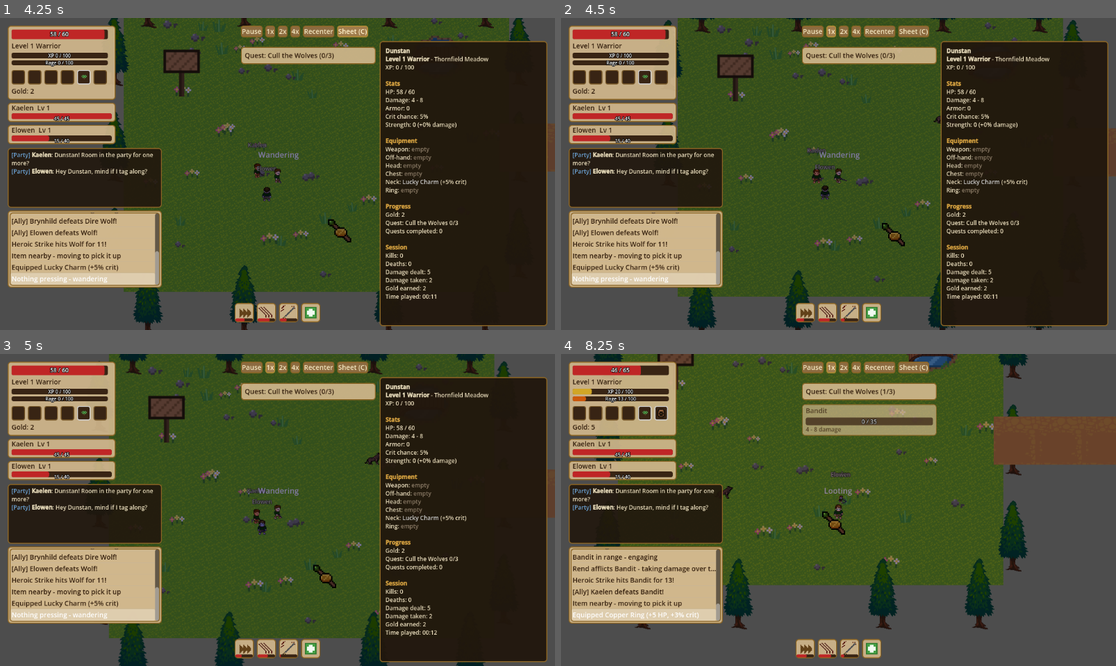
Above: before the commit, frames 1-4 (two rows, left to right).
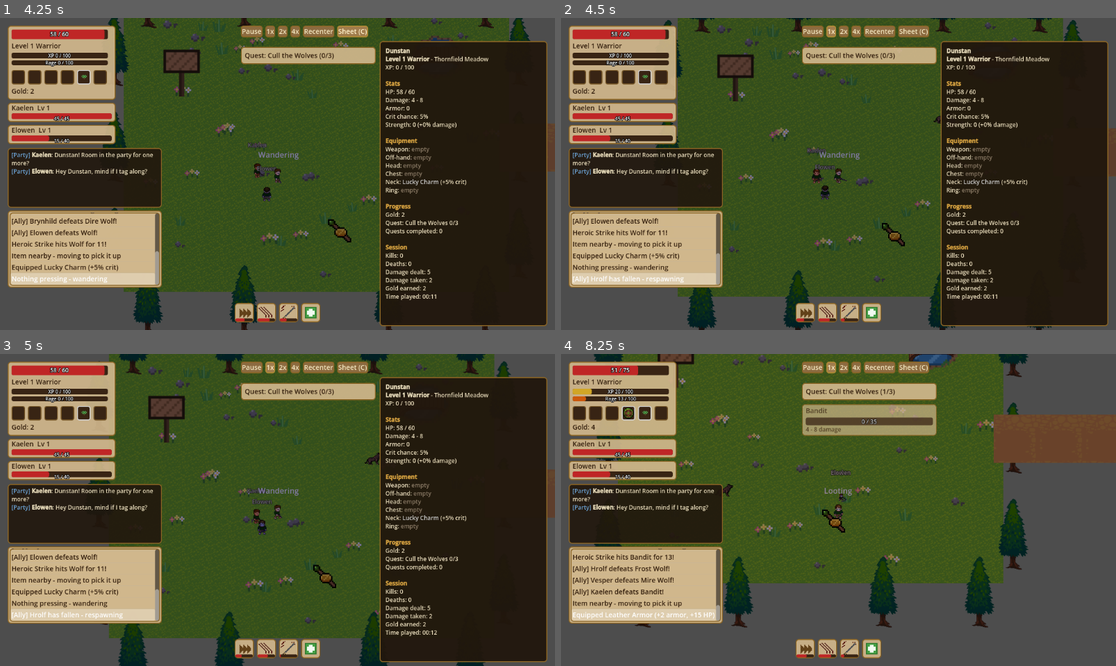
Above: after the commit, the same moments.

Repository: HexaLoid/ai-world-spectator
Game: Godot game, scene res://scenes/Main.tscn
Same seed, same stepped clock (60 frames per second), same inputs: the game is played once before the commit and once after it.
Inputs:
- Up to frame 1 (4.25 s): click "1x" at 0.5 s; click "2x" at 1.25 s; click "4x" at 2 s; click "Recenter" at 2.75 s; click "Sheet (C)" at 3.5 s
- Up to frame 2 (4.5 s): click "1x" at 4.25 s
- Up to frame 3 (5 s): no input
- Up to frame 4 (8.25 s): click "2x" at 5 s; click "4x" at 5.75 s; click "Recenter" at 6.5 s; click "Sheet (C)" at 7.25 s; click "1x" at 8 s

Frame 1 is identical in both runs. In frame 2, 1.1% of the frame differs, in the area x 2-29%, y 62-85%; in frame 3, 1.1%; in frame 4, 3.4%, in the area x 2-100%, y 0-89%.

Commit message:
Add Mirewater Swamp and Frostpeak Pass scenes, corridors and allies
Co-Authored-By: Claude Sonnet 5 <noreply@anthropic.com>

Diff:
--- /dev/null
+++ b/scenes/world/FrostpeakPass.tscn
@@ -0,0 +1,161 @@
+[gd_scene load_steps=12 format=3]
+
+[ext_resource type="PackedScene" path="res://scenes/entities/SpawnPoint.tscn" id="1_spawnpoint"]
+[ext_resource type="PackedScene" path="res://scenes/entities/Enemy.tscn" id="2_enemy"]
+[ext_resource type="SpriteFrames" path="res://assets/sprites/wolf/wolf_frames.tres" id="3_wolf_frames"]
+[ext_resource type="SpriteFrames" path="res://assets/sprites/bandit/bandit_frames.tres" id="4_bandit_frames"]
+[ext_resource type="Texture2D" path="res://assets/tiles/tree_pine.png" id="5_tree_pine"]
+[ext_resource type="Texture2D" path="res://assets/tiles/terrain_grass.png" id="6_grass"]
+[ext_resource type="Script" path="res://scripts/world/decoration_scatter.gd" id="7_decor"]
+[ext_resource type="Texture2D" path="res://assets/tiles/decor_grass_tuft.png" id="8_tuft"]
+[ext_resource type="Texture2D" path="res://assets/tiles/decor_rock.png" id="9_rock"]
+[ext_resource type="Texture2D" path="res://assets/tiles/decor_pond.png" id="10_pond"]
+[ext_resource type="Texture2D" path="res://assets/tiles/ruin_archway.png" id="11_archway"]
+[ext_resource type="PackedScene" path="res://scenes/entities/SimulatedPlayer.tscn" id="12_simplayer"]
+
+[node name="FrostpeakPass" type="Node2D"]
+
+[node name="Background" type="ColorRect" parent="."]
+position = Vector2(-400, -300)
+size = Vector2(800, 600)
+color = Color(0.95, 0.98, 1.0, 1.0)
+
+[node name="Ground" type="Sprite2D" parent="."]
+modulate = Color(0.85, 0.95, 1.0, 0.14)
+texture = ExtResource("6_grass")
+centered = false
+position = Vector2(-400, -300)
+region_enabled = true
+region_rect = Rect2(0, 0, 800, 600)
+texture_repeat = 2
+
+[node name="Decorations" type="Node2D" parent="."]
+script = ExtResource("7_decor")
+decoration_textures = Array[Texture2D]([ExtResource("8_tuft"), ExtResource("9_rock")])
+count = 30
+area_min = Vector2(-370, -270)
+area_max = Vector2(370, 270)
+
+[node name="Pond" type="Sprite2D" parent="."]
+modulate = Color(0.85, 0.95, 1.0, 1.0)
+texture = ExtResource("10_pond")
+position = Vector2(-230, -170)
+scale = Vector2(1.3, 1.3)
+
+[node name="RuinArchway" type="Sprite2D" parent="."]
+modulate = Color(0.85, 0.9, 1.0, 1.0)
+texture = ExtResource("11_archway")
+position = Vector2(220, -170)
+scale = Vector2(1.5, 1.5)
+
+[node name="Tree1" type="Sprite2D" parent="."]
+modulate = Color(0.85, 0.95, 1.10, 1.0)
+texture = ExtResource("5_tree_pine")
+position = Vector2(-350, -320)
+
+[node name="Tree2" type="Sprite2D" parent="."]
+modulate = Color(0.85, 0.95, 1.10, 1.0)
+texture = ExtResource("5_tree_pine")
+position = Vector2(-150, -320)
+
+[node name="Tree3" type="Sprite2D" parent="."]
+modulate = Color(0.85, 0.95, 1.10, 1.0)
+texture = ExtResource("5_tree_pine")
+position = Vector2(150, -320)
+
+[node name="Tree4" type="Sprite2D" parent="."]
+modulate = Color(0.85, 0.95, 1.10, 1.0)
+texture = ExtResource("5_tree_pine")
+position = Vector2(350, -320)
+
+[node name="Tree5" type="Sprite2D" parent="."]
+modulate = Color(0.85, 0.95, 1.10, 1.0)
+texture = ExtResource("5_tree_pine")
+position = Vector2(-350, 320)
+
+[node name="Tree6" type="Sprite2D" parent="."]
+modulate = Color(0.85, 0.95, 1.10, 1.0)
+texture = ExtResource("5_tree_pine")
+position = Vector2(-150, 320)
+
+[node name="Tree7" type="Sprite2D" parent="."]
+modulate = Color(0.85, 0.95, 1.10, 1.0)
+texture = ExtResource("5_tree_pine")
+position = Vector2(150, 320)
+
+[node name="Tree8" type="Sprite2D" parent="."]
+modulate = Color(0.85, 0.95, 1.10, 1.0)
+texture = ExtResource("5_tree_pine")
+position = Vector2(350, 320)
+
+[node name="Tree9" type="Sprite2D" parent="."]
+modulate = Color(0.85, 0.95, 1.10, 1.0)
+texture = ExtResource("5_tree_pine")
+position = Vector2(-420, -200)
+
+[node name="Tree10" type="Sprite2D" parent="."]
+modulate = Color(0.85, 0.95, 1.10, 1.0)
+texture = ExtResource("5_tree_pine")
+position = Vector2(-420, 0)
+
+[node name="Tree11" type="Sprite2D" parent="."]
+modulate = Color(0.85, 0.95, 1.10, 1.0)
+texture = ExtResource("5_tree_pine")
+position = Vector2(-420, 200)
+
+[node name="Tree12" type="Sprite2D" parent="."]
+modulate = Color(0.85, 0.95, 1.10, 1.0)
+texture = ExtResource("5_tree_pine")
+position = Vector2(420, -200)
+
+[node name="Tree13" type="Sprite2D" parent="."]
+modulate = Color(0.85, 0.95, 1.10, 1.0)
+texture = ExtResource("5_tree_pine")
+position = Vector2(420, 0)
+
+[node name="Tree14" type="Sprite2D" parent="."]
+modulate = Color(0.85, 0.95, 1.10, 1.0)
+texture = ExtResource("5_tree_pine")
+position = Vector2(420, 200)
+
+
+[node name="SimulatedPlayerHrolf" parent="." instance=ExtResource("12_simplayer")]
+position = Vector2(0, 230)
+player_name = "Hrolf"
+max_hp = 90
+attack_damage_min = 12
+attack_damage_max = 18
+sprite_tint = Color(0.75, 0.85, 1.0, 1.0)
+home_zone_id = "frostpeak_pass"
+
+[node name="SpawnPointFrostWolf1" parent="." instance=ExtResource("1_spawnpoint")]
+position = Vector2(150, -80)
+enemy_scene = ExtResource("2_enemy")
+enemy_id = "frost_wolf"
+
+[node name="SpawnPointFrostWolf2" parent="." instance=ExtResource("1_spawnpoint")]
+position = Vector2(-180, 100)
+enemy_scene = ExtResource("2_enemy")
+enemy_id = "frost_wolf"
+
+[node name="SpawnPointFrostRaider1" parent="." instance=ExtResource("1_spawnpoint")]
+position = Vector2(-120, -150)
+enemy_scene = ExtResource("2_enemy")
+enemy_id = "frost_raider"
+
+[node name="SpawnPointFrostRaider2" parent="." instance=ExtResource("1_spawnpoint")]
+position = Vector2(200, 150)
+enemy_scene = ExtResource("2_enemy")
+enemy_id = "frost_raider"
+
+[node name="SpawnPointRaiderCaptain" parent="." instance=ExtResource("1_spawnpoint")]
+position = Vector2(60, 150)
+respawn_delay_s = 90.0
+enemy_scene = ExtResource("2_enemy")
+enemy_id = "raider_captain"
+
+[node name="SpawnPointFrostpeakWarlord" parent="." instance=ExtResource("1_spawnpoint")]
+position = Vector2(0, 0)
+respawn_delay_s = 150.0
+enemy_scene = ExtResource("2_enemy")
+enemy_id = "frostpeak_warlord"
--- /dev/null
+++ b/scenes/world/MirewaterSwamp.tscn
@@ -0,0 +1,153 @@
+[gd_scene load_steps=13 format=3]
+
+[ext_resource type="PackedScene" path="res://scenes/entities/SpawnPoint.tscn" id="1_spawnpoint"]
+[ext_resource type="PackedScene" path="res://scenes/entities/Enemy.tscn" id="2_enemy"]
+[ext_resource type="SpriteFrames" path="res://assets/sprites/wolf/wolf_frames.tres" id="3_wolf_frames"]
+[ext_resource type="SpriteFrames" path="res://assets/sprites/bandit/bandit_frames.tres" id="4_bandit_frames"]
+[ext_resource type="Texture2D" path="res://assets/tiles/tree_pine.png" id="5_tree_pine"]
+[ext_resource type="Texture2D" path="res://assets/tiles/terrain_grass.png" id="6_grass"]
+[ext_resource type="Script" path="res://scripts/world/decoration_scatter.gd" id="7_decor"]
+[ext_resource type="Texture2D" path="res://assets/tiles/decor_grass_tuft.png" id="8_tuft"]
+[ext_resource type="Texture2D" path="res://assets/tiles/decor_rock.png" id="9_rock"]
+[ext_resource type="Texture2D" path="res://assets/tiles/decor_pond.png" id="10_pond"]
+[ext_resource type="Texture2D" path="res://assets/tiles/ruin_archway.png" id="11_archway"]
+[ext_resource type="PackedScene" path="res://scenes/entities/SimulatedPlayer.tscn" id="12_simplayer"]
+[ext_resource type="PackedScene" path="res://scenes/entities/QuestGiver.tscn" id="20_questgiver"]
+
+[node name="MirewaterSwamp" type="Node2D"]
+
+[node name="Background" type="ColorRect" parent="."]
+position = Vector2(-400, -300)
+size = Vector2(800, 600)
+color = Color(0.06, 0.18, 0.16, 1.0)
+
+[node name="Ground" type="Sprite2D" parent="."]
+modulate = Color(0.16, 0.40, 0.38, 1.0)
+texture = ExtResource("6_grass")
+centered = false
+position = Vector2(-400, -300)
+region_enabled = true
+region_rect = Rect2(0, 0, 800, 600)
+texture_repeat = 2
+
+[node name="Decorations" type="Node2D" parent="."]
+script = ExtResource("7_decor")
+decoration_textures = Array[Texture2D]([ExtResource("8_tuft"), ExtResource("9_rock")])
+count = 40
+area_min = Vector2(-370, -270)
+area_max = Vector2(370, 270)
+
+[node name="Pond" type="Sprite2D" parent="."]
+modulate = Color(0.45, 0.75, 0.55, 1.0)
+texture = ExtResource("10_pond")
+position = Vector2(-200, -120)
+scale = Vector2(2.2, 2.2)
+
+[node name="Tree1" type="Sprite2D" parent="."]
+modulate = Color(0.55, 0.70, 0.60, 1.0)
+texture = ExtResource("5_tree_pine")
+position = Vector2(-350, -320)
+
+[node name="Tree2" type="Sprite2D" parent="."]
+modulate = Color(0.55, 0.70, 0.60, 1.0)
+texture = ExtResource("5_tree_pine")
+position = Vector2(-150, -320)
+
+[node name="Tree3" type="Sprite2D" parent="."]
+modulate = Color(0.55, 0.70, 0.60, 1.0)
+texture = ExtResource("5_tree_pine")
+position = Vector2(150, -320)
+
+[node name="Tree4" type="Sprite2D" parent="."]
+modulate = Color(0.55, 0.70, 0.60, 1.0)
+texture = ExtResource("5_tree_pine")
+position = Vector2(350, -320)
+
+[node name="Tree5" type="Sprite2D" parent="."]
+modulate = Color(0.55, 0.70, 0.60, 1.0)
+texture = ExtResource("5_tree_pine")
+position = Vector2(-350, 320)
+
+[node name="Tree6" type="Sprite2D" parent="."]
+modulate = Color(0.55, 0.70, 0.60, 1.0)
+texture = ExtResource("5_tree_pine")
+position = Vector2(-150, 320)
+
+[node name="Tree7" type="Sprite2D" parent="."]
+modulate = Color(0.55, 0.70, 0.60, 1.0)
+texture = ExtResource("5_tree_pine")
+position = Vector2(150, 320)
+
+[node name="Tree8" type="Sprite2D" parent="."]
+modulate = Color(0.55, 0.70, 0.60, 1.0)
+texture = ExtResource("5_tree_pine")
+position = Vector2(350, 320)
+
+[node name="Tree9" type="Sprite2D" parent="."]
+modulate = Color(0.55, 0.70, 0.60, 1.0)
+texture = ExtResource("5_tree_pine")
+position = Vector2(-420, -200)
+
+[node name="Tree10" type="Sprite2D" parent="."]
+modulate = Color(0.55, 0.70, 0.60, 1.0)
+texture = ExtResource("5_tree_pine")
+position = Vector2(-420, 0)
+
+[node name="Tree11" type="Sprite2D" parent="."]
+modulate = Color(0.55, 0.70, 0.60, 1.0)
+texture = ExtResource("5_tree_pine")
+position = Vector2(-420, 200)
+
+[node name="Tree12" type="Sprite2D" parent="."]
+modulate = Color(0.55, 0.70, 0.60, 1.0)
+texture = ExtResource("5_tree_pine")
+position = Vector2(420, -200)
+
+[node name="Tree13" type="Sprite2D" parent="."]
+modulate = Color(0.55, 0.70, 0.60, 1.0)
+texture = ExtResource("5_tree_pine")
+position = Vector2(420, 0)
+
+[node name="Tree14" type="Sprite2D" parent="."]
+modulate = Color(0.55, 0.70, 0.60, 1.0)
+texture = ExtResource("5_tree_pine")
+position = Vector2(420, 200)
+
+
+[node name="QuestGiver" parent="." instance=ExtResource("20_questgiver")]
+position = Vector2(-280, -160)
+
+[node name="SimulatedPlayerVesper" parent="." instance=ExtResource("12_simplayer")]
+position = Vector2(-40, 230)
+player_name = "Vesper"
+max_hp = 70
+attack_damage_min = 9
+attack_damage_max = 14
+sprite_tint = Color(0.7, 0.9, 0.75, 1.0)
+home_zone_id = "mirewater_swamp"
+
+[node name="SpawnPointMireWolf1" parent="." instance=ExtResource("1_spawnpoint")]
+position = Vector2(150, -80)
+enemy_scene = ExtResource("2_enemy")
+enemy_id = "mire_wolf"
+
+[node name="SpawnPointMireWolf2" parent="." instance=ExtResource("1_spawnpoint")]
+position = Vector2(-180, 100)
+enemy_scene = ExtResource("2_enemy")
+enemy_id = "mire_wolf"
+
+[node name="SpawnPointBogBandit1" parent="." instance=ExtResource("1_spawnpoint")]
+position = Vector2(-120, -150)
+enemy_scene = ExtResource("2_enemy")
+enemy_id = "bog_bandit"
+
+[node name="SpawnPointBogBandit2" parent="." instance=ExtResource("1_spawnpoint")]
+position = Vector2(200, 150)
+enemy_scene = ExtResource("2_enemy")
+enemy_id = "bog_bandit"
+
+[node name="SpawnPointMireTyrant" parent="." instance=ExtResource("1_spawnpoint")]
+position = Vector2(60, 150)
+respawn_delay_s = 120.0
+enemy_scene = ExtResource("2_enemy")
+enemy_id = "mire_tyrant"
--- a/scenes/world/World.tscn
+++ b/scenes/world/World.tscn
@@ -4,6 +4,8 @@
 [ext_resource type="PackedScene" path="res://scenes/world/BlackthornForest.tscn" id="2_blackthorn"]
 [ext_resource type="PackedScene" path="res://scenes/world/SunderedCrypt.tscn" id="3_crypt"]
 [ext_resource type="Texture2D" path="res://assets/tiles/terrain_path.png" id="4_path"]
+[ext_resource type="PackedScene" path="res://scenes/world/MirewaterSwamp.tscn" id="5_swamp"]
+[ext_resource type="PackedScene" path="res://scenes/world/FrostpeakPass.tscn" id="6_pass"]
 
 [node name="World" type="Node2D"]
 
@@ -42,3 +44,37 @@
 region_enabled = true
 region_rect = Rect2(0, 0, 1600, 100)
 texture_repeat = 2
+
+[node name="MirewaterSwamp" parent="." instance=ExtResource("5_swamp")]
+position = Vector2(6600, 0)
+
+[node name="FrostpeakPass" parent="." instance=ExtResource("6_pass")]
+position = Vector2(8800, 0)
+
+[node name="Corridor3" type="ColorRect" parent="."]
+position = Vector2(4600, -50)
+size = Vector2(1600, 100)
+color = Color(0.22, 0.28, 0.24, 1.0)
+
+[node name="Corridor3Path" type="Sprite2D" parent="."]
+modulate = Color(0.55, 0.65, 0.58, 1.0)
+texture = ExtResource("4_path")
+centered = false
+position = Vector2(4600, -50)
+region_enabled = true
+region_rect = Rect2(0, 0, 1600, 100)
+texture_repeat = 2
+
+[node name="Corridor4" type="ColorRect" parent="."]
+position = Vector2(7000, -50)
+size = Vector2(1400, 100)
+color = Color(0.7, 0.76, 0.84, 1.0)
+
+[node name="Corridor4Path" type="Sprite2D" parent="."]
+modulate = Color(0.85, 0.92, 1.05, 1.0)
+texture = ExtResource("4_path")
+centered = false
+position = Vector2(7000, -50)
+region_enabled = true
+region_rect = Rect2(0, 0, 1400, 100)
+texture_repeat = 2
--- a/tests/suite_name_table.gd
+++ b/tests/suite_name_table.gd
@@ -1,7 +1,7 @@
 extends RefCounted
 
 ## The four simulated-player names placed in the world scenes.
-const ALLY_NAMES := ["Kaelen", "Elowen", "Brynhild", "Gorrim"]
+const ALLY_NAMES := ["Kaelen", "Elowen", "Brynhild", "Gorrim", "Vesper", "Hrolf"]
 
 func run(t) -> void:
 	t.check(NameTable.NAMES.size() >= 8, "at least eight names")
--- a/tests/suite_spawn_points.gd
+++ b/tests/suite_spawn_points.gd
@@ -21,5 +21,5 @@
 			t.check(not EnemyTable.get_def(id).is_empty(), "%s: enemy_id '%s' exists in EnemyTable" % [file_name, id])
 		for key in OLD_OVERRIDES:
 			t.check(not text.contains(key + " ="), "%s no longer uses %s" % [file_name, key])
-	t.check(total >= 7, "at least seven spawn points name an enemy (found %d)" % total)
+	t.check(total >= 18, "all 18 spawn points name an enemy (found %d)" % total)
 	t.done()
